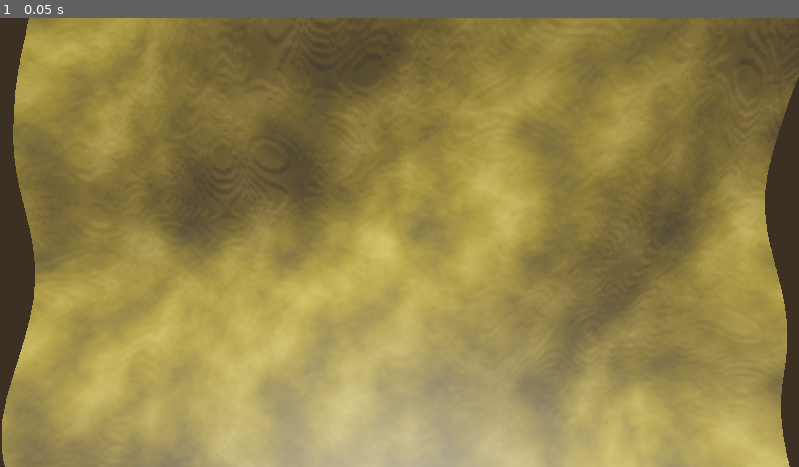
Above: before the commit, frame 1.
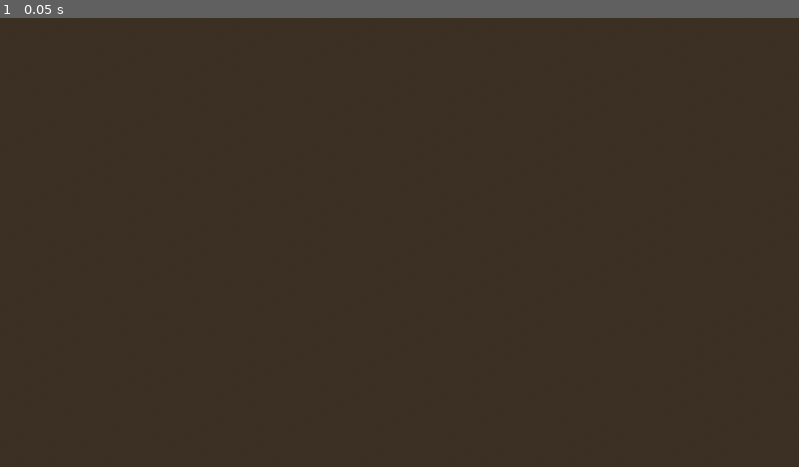
Above: after the commit, the same moment.

Repository: Sallo97/Uta-Stansburiana-Sillycon-Desert
Game: Godot game, scene res://desert.tscn
Same seed, same stepped clock (60 frames per second), same inputs: the game is played once before the commit and once after it.
Inputs:
- Up to frame 1 (0.05 s): no input

The runs differ from the first frame. In frame 1, 95% of the frame differs, in the area x 0-100%, y 0-100%.
Error after the commit: Parse Error: Could not preload resource file "res://desertMaterial.tres". (res://DesertMesh.gd:14)

Commit message:
Working on desert rendering

Diff:
--- a/DesertMesh.gd
+++ b/DesertMesh.gd
@@ -2,23 +2,51 @@
 
 @export var size: Vector2i = Vector2i(300, 300)
 @export var noise_multiplier: float = 10.0
+@export var colour: Color
 
 
 func _ready():
-	generatePlaneMeshXZ(generate_noise_map())
+	generatePlaneMeshXZ(generate_noise_map(10, 10, 0, Vector2(size.x + 2, size.y + 2)))
+	var texture = generate_noise_map(10, 10, 0, Vector2(size.x + 2, size.y + 2))
+	multiply_image(texture, 0.5, 0.5)
+	texture.save_png("res://plane.png")
+	#get_material_override().set("albedo_texture", texture)
+	var mat = preload("res://desertMaterial.tres")
+	var tex = ImageTexture.create_from_image(texture)
+	mat.set("albedo_texture", tex)
+	mesh.surface_set_material(0, mat)
+	#ResourceSaver.save(get_material_override(), "res://desertMaterial.tres", ResourceSaver.FLAG_COMPRESS)
 	ResourceSaver.save(mesh, "res://plane.tres", ResourceSaver.FLAG_COMPRESS)
+	var timer = Timer.new()
+	add_child(timer)
+	timer.autostart = true
+	timer.one_shot = false
+	timer.wait_time = 0.1
+	timer.start()
+	timer.timeout.connect(set_pixel)
 
+func set_pixel():
+	var tex: Texture = mesh.surface_get_material(0).get("albedo_texture")
+	var x = randi_range(0, size.x + 2)
+	var y = randi_range(0, size.y + 2)
+	var i = tex.get_image()
+	i.set_pixel(x, y, Color.RED)
+	tex.set_image(i)
+
+func multiply_image(img: Image, factor: float, shift: float):
+	for x in img.get_size().x:
+		for y in img.get_size().y:
+			img.set_pixel(x, y, (img.get_pixel(x, y) * factor + ((1 - factor) * Color.GAINSBORO) + colour))
 
 # https://medium.com/@cece9200/godot-4-c-generating-terrain-with-simplex-noise-a3150a6e393f
-func generate_noise_map():
+func generate_noise_map(seed, octaves, gain, size):
 	var noise = FastNoiseLite.new()
-	noise.seed = 10
+	noise.seed = seed
 	noise.noise_type = FastNoiseLite.TYPE_PERLIN
-	noise.fractal_octaves = 10
-	noise.fractal_gain = 0
+	noise.fractal_octaves = octaves
+	noise.fractal_gain = gain
 	# noise.get_noise_2d(0,0)
-	var img = noise.get_image(size.x + 2, size.y + 2, false, false, false)
-	ResourceSaver.save(mesh, "res://noise.png", ResourceSaver.FLAG_COMPRESS)
+	var img = noise.get_image(size.x, size.y, false, false, false)
 	return img
 
 
@@ -38,7 +66,7 @@
 			var height = noise_img.get_pixel(xIdx, zIdx)[0] * noise_multiplier
 			var vertexPosition := Vector3((tx - 0.5) * size.x, height, (tz - 0.5) * size.y)
 			vertices[i] = vertexPosition
-			uv[i] = Vector3((tx - 0.5), (tz - 0.5), 0.0)
+			uv[i] = Vector3(float(xIdx) / xVertexCount, float(zIdx) / zVertexCount, 0.0)
 			i += 1
 
 	var indices := PackedInt32Array()
--- a/desert.tscn
+++ b/desert.tscn
@@ -1,7 +1,6 @@
-[gd_scene load_steps=9 format=3 uid="uid://dl034o85mv51e"]
+[gd_scene load_steps=8 format=3 uid="uid://dl034o85mv51e"]
 
 [ext_resource type="Script" path="res://DesertMesh.gd" id="1_cyp5x"]
-[ext_resource type="Texture2D" uid="uid://ujvxxh1h33lp" path="res://Terrain.png" id="1_qfdbt"]
 [ext_resource type="Script" path="res://Camera.gd" id="2_okddd"]
 
 [sub_resource type="ProceduralSkyMaterial" id="ProceduralSkyMaterial_qa2sg"]
@@ -17,12 +16,9 @@
 tonemap_mode = 2
 glow_enabled = true
 
-[sub_resource type="StandardMaterial3D" id="StandardMaterial3D_ovbfq"]
-diffuse_mode = 1
-albedo_texture = ExtResource("1_qfdbt")
-uv1_scale = Vector3(3, 3, 3)
+[sub_resource type="ArrayMesh" id="ArrayMesh_7ewjq"]
 
-[sub_resource type="ArrayMesh" id="ArrayMesh_7ewjq"]
+[sub_resource type="PlaneMesh" id="PlaneMesh_qd6xp"]
 
 [node name="Desert" type="Node3D"]
 
@@ -30,10 +26,10 @@
 environment = SubResource("Environment_n5om7")
 
 [node name="Desert" type="MeshInstance3D" parent="."]
-material_override = SubResource("StandardMaterial3D_ovbfq")
 mesh = SubResource("ArrayMesh_7ewjq")
 script = ExtResource("1_cyp5x")
 noise_multiplier = 30.0
+colour = Color(0.737255, 0.643137, 0, 1)
 
 [node name="Camera3D" type="Camera3D" parent="."]
 transform = Transform3D(1, 0, 0, 0, -4.37114e-08, 1, 0, -1, -4.37114e-08, 0, 100, 0)
@@ -42,3 +38,9 @@
 
 [node name="DirectionalLight3D" type="DirectionalLight3D" parent="."]
 transform = Transform3D(-1, 2.70151e-08, 8.3144e-08, 0, 0.951057, -0.309017, -8.74228e-08, -0.309017, -0.951057, 0, 100, 0)
+
+[node name="MeshInstance3D" type="MeshInstance3D" parent="."]
+transform = Transform3D(300, 0, 0, 0, 300, 0, 0, 0, 300, 0, 0, 0)
+visible = false
+mesh = SubResource("PlaneMesh_qd6xp")
+skeleton = NodePath("../Desert")
--- /dev/null
+++ b/desertMaterial.tres
@@ -0,0 +1,10 @@
+[gd_resource type="StandardMaterial3D" load_steps=2 format=3 uid="uid://17htapdwg48k"]
+
+[ext_resource type="Texture2D" uid="uid://bp3eyd2y1ysy5" path="res://plane.png" id="1_327xw"]
+
+[resource]
+diffuse_mode = 1
+specular_mode = 2
+albedo_texture = ExtResource("1_327xw")
+metallic_specular = 0.0
+roughness = 0.0
